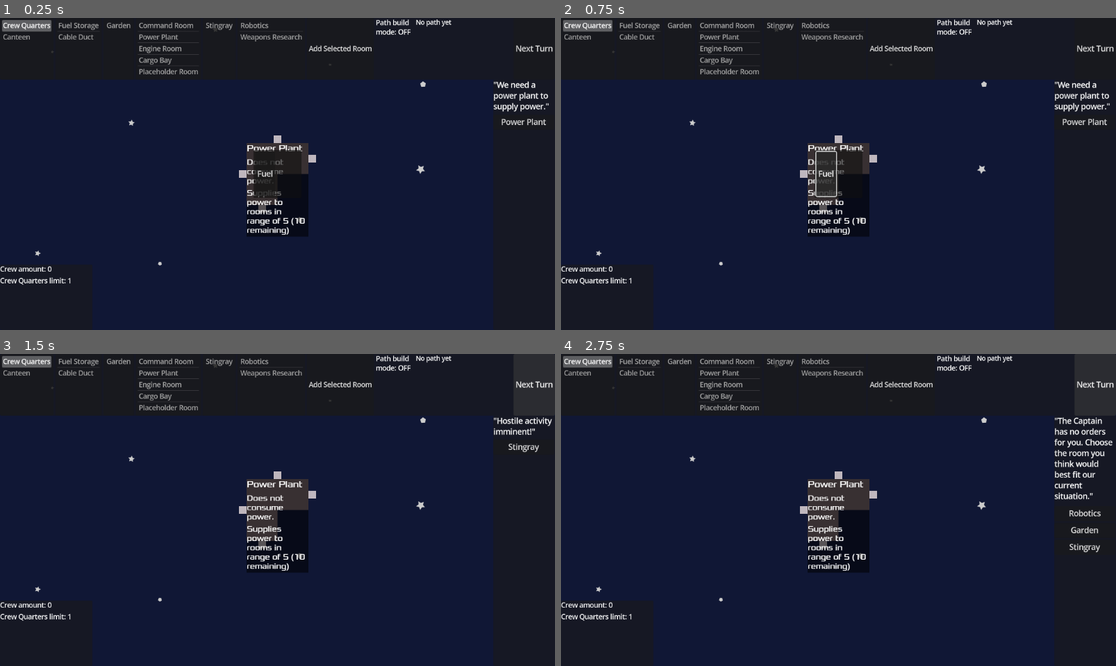
Above: before the commit, frames 1-4 (two rows, left to right).
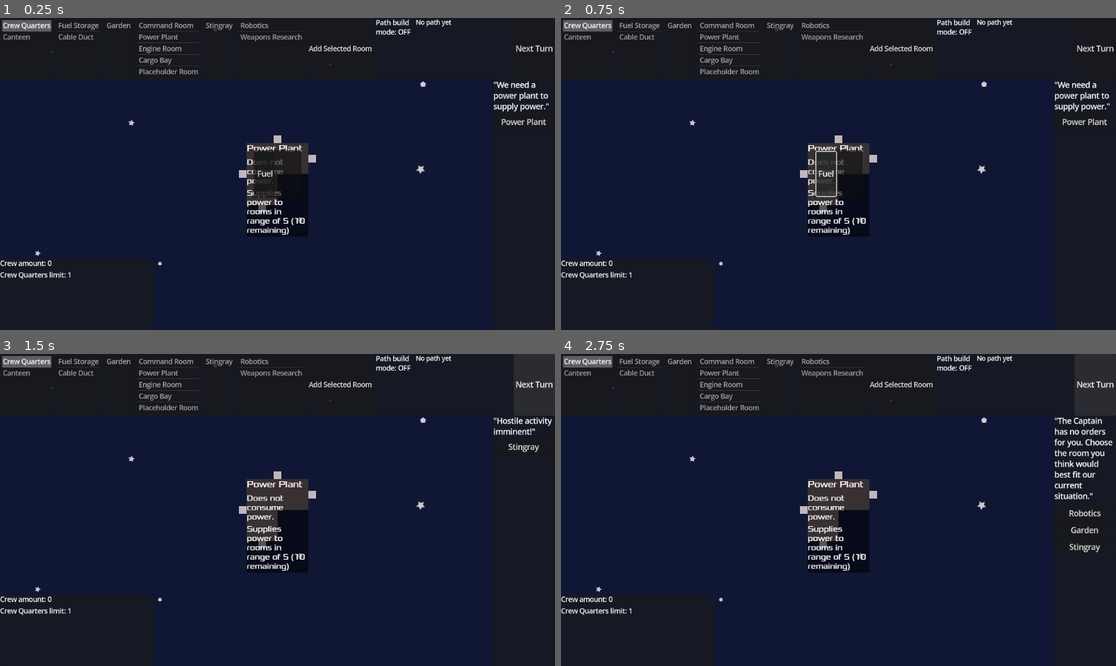
Above: after the commit, the same moments.

Repository: juhanikat/mothership
Game: Godot game, scene res://scenes/main.tscn
Same seed, same stepped clock (60 frames per second), same inputs: the game is played once before the commit and once after it.
Inputs:
- Up to frame 1 (0.25 s): no input
- Up to frame 2 (0.75 s): click "Fuel" at 0.5 s
- Up to frame 3 (1.5 s): click "Next Turn" at 1.25 s
- Up to frame 4 (2.75 s): click "Next Turn" at 2 s

The runs differ from the first frame. In frame 1, 0.5% of the frame differs, in the area x 0-13%, y 77-86%; in frame 2, 0.5%; in frame 3, 0.5%; in frame 4, 0.5%.

Commit message:
improve cargo bay

Diff:
--- a/globals/GlobalSignals.gd
+++ b/globals/GlobalSignals.gd
@@ -11,11 +11,12 @@
 # Emitted when "Next Turn" is pressed
 signal turn_advanced
 
+# For cargo bay and HUD interactions
+signal delivery_status_changed(new_status: Dictionary)
+signal cargo_bay_order_made(delivery: Dictionary)
+
 signal crew_added(amount: int)
 signal crew_removed(amount: int)
 
 signal crew_quarters_limit_raised(amount: int)
 signal crew_quarters_limit_lowered(amount: int)
-
-# For cargo bay
-signal cargo_bay_order_made(order_type: String, cargo_bay: Room)
--- a/room/RoomGameplay.gd
+++ b/room/RoomGameplay.gd
@@ -21,7 +21,7 @@
 var order_in_progress: bool = false
 var delivery_in_progress: bool = false
 var turns_until_delivery: int = -1
-var delivery_type: String # Fuel, other resources?
+var current_delivery: Dictionary # Contains type, turns_left, and made_by: Room
 
 # FOR FUEL STORAGE
 var fuel_remaining: int = 0
@@ -208,11 +208,12 @@
 			fuel_storage.room_info.update_fuel_remaining_label(fuel_storage.gameplay.fuel_remaining)
 
 	if delivery_in_progress:
-		turns_until_delivery -= 1
-		if turns_until_delivery == 0:
+		current_delivery.turns_left -= 1
+		GlobalSignals.delivery_status_changed.emit(current_delivery)
+		if current_delivery.turns_left == 0:
 			delivery_in_progress = false
 			cannot_be_deactivated = false
-			if delivery_type == "Fuel":
+			if current_delivery.type == "Fuel":
 				GlobalNotice.display("Fuel delivered.")
 				deactivate_room()
 				return
@@ -228,11 +229,10 @@
 			GlobalNotice.display("Room activated automatically!")
 
 
-func _on_cargo_bay_order_made(type: String, cargo_bay: Room) -> void:
-	if parent_room == cargo_bay:
+func _on_cargo_bay_order_made(delivery: Dictionary) -> void:
+	if delivery.made_by == parent_room:
 		cannot_be_deactivated = true
 		order_in_progress = false
 		delivery_in_progress = true
-		delivery_type = type
-		turns_until_delivery = 3
+		current_delivery = delivery
 		activate_room()
--- a/scenes/hud.gd
+++ b/scenes/hud.gd
@@ -15,6 +15,8 @@
 @export var path_info_label: RichTextLabel
 @export var total_crew_amount_label: RichTextLabel
 @export var crew_quarters_limit_label: RichTextLabel
+
+@export var delivery_info_label: RichTextLabel
 
 
 @onready var main: Main = get_parent()
@@ -39,6 +41,10 @@
 	GlobalSignals.crew_removed.connect(_on_crew_removed)
 	GlobalSignals.crew_quarters_limit_raised.connect(_on_crew_quarters_limit_raised)
 	GlobalSignals.crew_quarters_limit_lowered.connect(_on_crew_quarters_limit_lowered)
+
+	GlobalSignals.cargo_bay_order_made.connect(_on_delivery_status_changed)
+	GlobalSignals.delivery_status_changed.connect(_on_delivery_status_changed)
+
 	path_build_mode_label.text = "Path build mode: OFF"
 	path_info_label.text = "No path yet"
 
@@ -52,6 +58,8 @@
 
 	crew_quarters_limit = main.crew_quarters_limit
 	crew_quarters_limit_label.text = "Crew Quarters limit: %s" % [str(crew_quarters_limit)]
+
+	delivery_info_label.text = ""
 
 
 func find_room_data_by_name(room_name: String) -> Dictionary:
@@ -128,3 +136,7 @@
 func _on_cargo_options_button_pressed(cargo_type: String, cargo_bay: Room) -> void:
 	main.order_cargo(cargo_type, cargo_bay)
 	cargo_popup.hide()
+
+
+func _on_delivery_status_changed(new_status: Dictionary) -> void:
+	delivery_info_label.text = "Delivering %s, turns left: %s" % [new_status.type, str(new_status.turns_left)]
--- a/scenes/hud.tscn
+++ b/scenes/hud.tscn
@@ -2,7 +2,7 @@
 
 [ext_resource type="Script" uid="uid://bej65is377k75" path="res://scenes/hud.gd" id="1_ahhtf"]
 
-[node name="HUD" type="CanvasLayer" node_paths=PackedStringA …(225 unchanged characters)… ount_label", "crew_quarters_limit_label")]
+[node name="HUD" type="CanvasLayer" node_paths=PackedStringA …(225 unchanged characters)… ount_label", "crew_quarters_limit_label", "delivery_info_label")]
 script = ExtResource("1_ahhtf")
 crew_room_list = NodePath("PanelContainer/TopBar/CrewRoomList")
 maintenance_room_list = NodePath("PanelContainer/TopBar/MaintenanceRoomList")
@@ -14,8 +14,9 @@
 cargo_options_box = NodePath("CargoPopup/CargoOptionsHBox")
 path_build_mode_label = NodePath("PanelContainer/TopBar/PathBuildModeLabel")
 path_info_label = NodePath("PanelContainer/TopBar/PathInfoLabel")
-total_crew_amount_label = NodePath("PanelContainer2/StatisticsVbox/TotalCrewAmountLabel")
-crew_quarters_limit_label = NodePath("PanelContainer2/StatisticsVbox/CrewQuartersLimitLabel")
+total_crew_amount_label = NodePath("PanelContainer2/HBoxContainer/StatisticsVbox/TotalCrewAmountLabel")
+crew_quarters_limit_label = NodePath("PanelContainer2/HBoxContainer/StatisticsVbox/CrewQuartersLimitLabel")
+delivery_info_label = NodePath("PanelContainer2/HBoxContainer/DeliveryInfoLabel")
 
 [node name="PanelContainer" type="PanelContainer" parent="."]
 anchors_preset = -1
@@ -110,8 +111,8 @@
 
 [node name="PanelContainer2" type="PanelContainer" parent="."]
 anchors_preset = -1
-anchor_top = -0.0123457
-anchor_right = 0.166667
+anchor_top = -0.0308642
+anchor_right = 0.277778
 anchor_bottom = 0.197531
 offset_top = 520.0
 offset_bottom = 520.0
@@ -119,21 +120,32 @@
 grow_vertical = 2
 metadata/_edit_use_anchors_ = true
 
-[node name="StatisticsVbox" type="VBoxContainer" parent="PanelContainer2"]
+[node name="HBoxContainer" type="HBoxContainer" parent="PanelContainer2"]
 layout_mode = 2
 
-[node name="TotalCrewAmountLabel" type="RichTextLabel" parent="PanelContainer2/StatisticsVbox"]
+[node name="StatisticsVbox" type="VBoxContainer" parent="PanelContainer2/HBoxContainer"]
+layout_mode = 2
+size_flags_horizontal = 3
+
+[node name="TotalCrewAmountLabel" type="RichTextLabel" parent="PanelContainer2/HBoxContainer/StatisticsVbox"]
 layout_mode = 2
 size_flags_horizontal = 3
 theme_override_font_sizes/normal_font_size = 14
 text = "Crew amount: 0"
 fit_content = true
 
-[node name="CrewQuartersLimitLabel" type="RichTextLabel" parent="PanelContainer2/StatisticsVbox"]
+[node name="CrewQuartersLimitLabel" type="RichTextLabel" parent="PanelContainer2/HBoxContainer/StatisticsVbox"]
 layout_mode = 2
 size_flags_horizontal = 3
 theme_override_font_sizes/normal_font_size = 14
 text = "Crew Quarters limit: 0"
+fit_content = true
+
+[node name="DeliveryInfoLabel" type="RichTextLabel" parent="PanelContainer2/HBoxContainer"]
+layout_mode = 2
+size_flags_horizontal = 3
+size_flags_stretch_ratio = 0.63
+text = "delivery info here"
 fit_content = true
 
 [node name="CargoPopup" type="PopupPanel" parent="."]
--- a/scenes/main.gd
+++ b/scenes/main.gd
@@ -208,8 +208,9 @@
 
 func order_cargo(order_type: String, ordering_cargo_bay: Room) -> bool:
 	if order_type == "Fuel":
-		print("fuel order!")
-		GlobalSignals.cargo_bay_order_made.emit(order_type, ordering_cargo_bay)
+		print("fuel order made!")
+		var delivery = {"type": order_type, "turns_left": 3, "made_by": ordering_cargo_bay}
+		GlobalSignals.cargo_bay_order_made.emit(delivery)
 		return true
 
 	push_error("Undefined order type in new_cargo_order()!")
